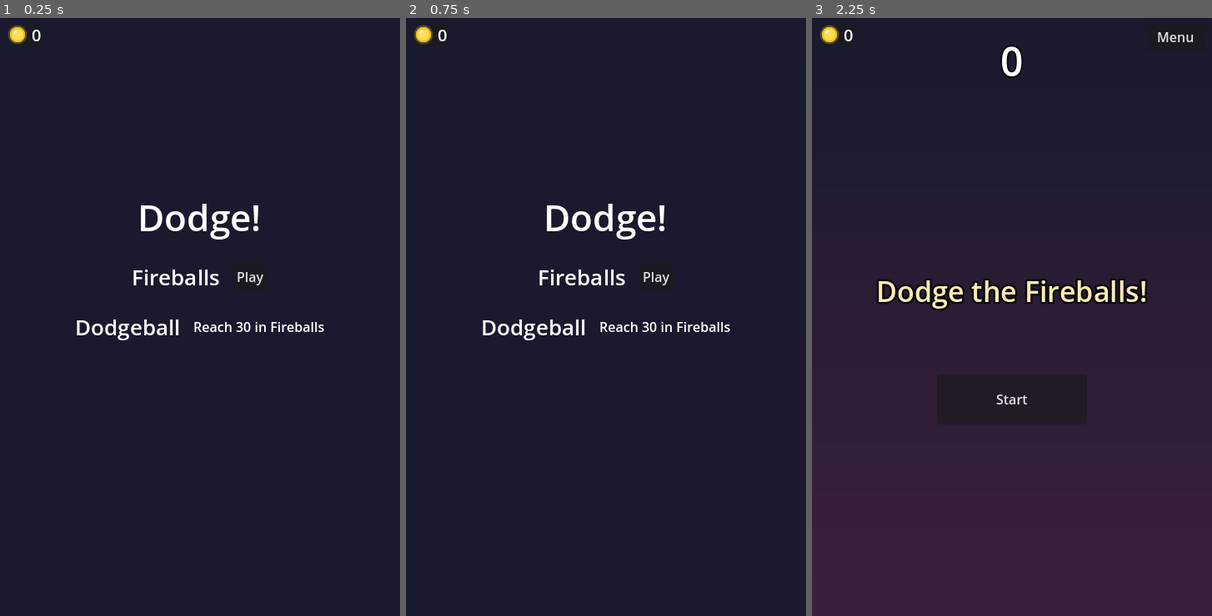
Above: before the commit, frames 1-3 (left to right).
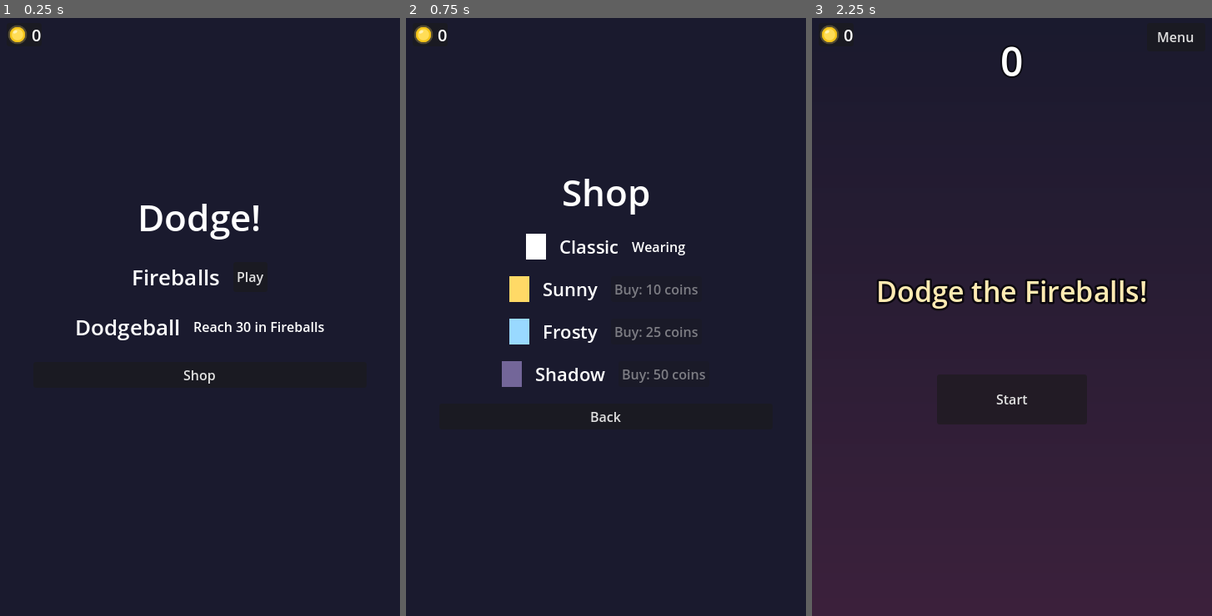
Above: after the commit, the same moments.

Repository: nutella4brunch/dodge-the-fireballs
Game: Godot game, scene res://scenes/console.tscn
Two runs of this game, one before a commit and one after it. Both use one fixed random seed, a clock stepped at 60 frames per second and the inputs below.
Inputs (mouse positions are in pixels of both pictures, inside the frame that each line leads up to):
- Up to frame 1 (0.25 s): no input
- Up to frame 2 (0.75 s): click (606, 376) at 0.5 s, where only the run after the commit has a clickable "Shop"
- Up to frame 3 (2.25 s): click (1012, 418) at 1.25 s, where only the run after the commit has a clickable "Back"; click "Play" at 2 s

The runs differ from the first frame. In frame 1, less than 0.1% of the frame differs, in the area x 45-54%, y 58-62%; in frame 2, 3.9%, in the area x 19-82%, y 26-68%; in frame 3, nothing differs.

Commit message:
Add the shop: buy and wear player skins with coins
The menu grew a Shop button. Skins live on one data shelf
(skins.gd) — name, id, price, color — so adding one is one line.
Buying auto-wears the skin, switching back is free, and both the
wardrobe and the worn skin persist in the save file. SaveData
gained a spend() that refuses overdrafts; twelve new tests cover
spending and skins.

Co-Authored-By: Claude Fable 5 <noreply@anthropic.com>

Diff:
--- a/game/project.godot
+++ b/game/project.godot
@@ -15,6 +15,7 @@
 
 Levels="*res://scripts/levels.gd"
 SaveData="*res://scripts/save_data.gd"
+Skins="*res://scripts/skins.gd"
 
 [display]
 
--- /dev/null
+++ b/game/scenes/shop.tscn
@@ -0,0 +1,34 @@
+[gd_scene load_steps=2 format=3 uid="uid://d5h0psc3n001"]
+
+[ext_resource type="Script" path="res://scripts/shop.gd" id="1_shop"]
+
+[node name="Shop" type="Control"]
+anchors_preset = 15
+anchor_right = 1.0
+anchor_bottom = 1.0
+script = ExtResource("1_shop")
+
+[node name="Background" type="ColorRect" parent="."]
+anchors_preset = 15
+anchor_right = 1.0
+anchor_bottom = 1.0
+color = Color(0.101961, 0.101961, 0.180392, 1)
+
+[node name="Rows" type="VBoxContainer" parent="."]
+anchors_preset = 8
+anchor_left = 0.5
+anchor_top = 0.5
+anchor_right = 0.5
+anchor_bottom = 0.5
+offset_left = -200.0
+offset_top = -180.0
+offset_right = 200.0
+offset_bottom = 180.0
+grow_horizontal = 2
+grow_vertical = 2
+theme_override_constants/separation = 20
+
+[node name="Title" type="Label" parent="Rows"]
+text = "Shop"
+horizontal_alignment = 1
+theme_override_font_sizes/font_size = 44
--- a/game/scripts/console.gd
+++ b/game/scripts/console.gd
@@ -4,6 +4,7 @@
 # when you pick one, and writes down how each run went.
 
 var menu_scene := preload("res://scenes/menu.tscn")
+var shop_scene := preload("res://scenes/shop.tscn")
 
 
 func _ready() -> void:
@@ -19,7 +20,16 @@
 	$TopBar/MenuButton.hide()
 	var menu := menu_scene.instantiate()
 	menu.level_chosen.connect(_on_level_chosen)
+	menu.shop_chosen.connect(show_shop)
 	$Screen.add_child(menu)
+
+
+func show_shop() -> void:
+	_clear_screen()
+	$TopBar/MenuButton.hide()
+	var shop := shop_scene.instantiate()
+	shop.back_pressed.connect(show_menu)
+	$Screen.add_child(shop)
 
 
 func _on_level_chosen(folder: String) -> void:
--- a/game/scripts/menu.gd
+++ b/game/scripts/menu.gd
@@ -4,11 +4,17 @@
 # Levels.all_levels, so it never needs editing to show a new level.
 
 signal level_chosen(folder: String)
+signal shop_chosen
 
 
 func _ready() -> void:
 	for i in range(Levels.all_levels.size()):
 		_add_row(i)
+
+	var shop := Button.new()
+	shop.text = "Shop"
+	shop.pressed.connect(func(): shop_chosen.emit())
+	$Rows.add_child(shop)
 
 
 func _add_row(i: int) -> void:
--- a/game/scripts/player.gd
+++ b/game/scripts/player.gd
@@ -16,6 +16,9 @@
 
 func _ready() -> void:
 	screen_size = get_viewport_rect().size
+	# Wear whichever skin was picked in the shop.
+	var skin: Dictionary = Skins.find(SaveData.current_skin)
+	$AnimatedSprite2D.modulate = skin.color
 	hide()
 
 
--- a/game/scripts/save_data.gd
+++ b/game/scripts/save_data.gd
@@ -14,6 +14,8 @@
 var wallet: int = 0
 var unlocked: Array = []
 var best: Dictionary = {}
+var owned_skins: Array = ["classic"]
+var current_skin: String = "classic"
 
 
 func _ready() -> void:
@@ -24,6 +26,31 @@
 	wallet += amount
 	save_game()
 	wallet_changed.emit(wallet)
+
+
+func spend(amount: int) -> bool:
+	# Says no if you can't afford it — the shop relies on this.
+	if amount > wallet:
+		return false
+	wallet -= amount
+	save_game()
+	wallet_changed.emit(wallet)
+	return true
+
+
+func own_skin(id: String) -> void:
+	if not owns_skin(id):
+		owned_skins.append(id)
+		save_game()
+
+
+func owns_skin(id: String) -> bool:
+	return id in owned_skins
+
+
+func wear_skin(id: String) -> void:
+	current_skin = id
+	save_game()
 
 
 func get_best(folder: String) -> int:
@@ -60,6 +87,8 @@
 		"wallet": wallet,
 		"unlocked": unlocked,
 		"best": best,
+		"owned_skins": owned_skins,
+		"current_skin": current_skin,
 	}))
 
 
@@ -77,6 +106,9 @@
 	wallet = int(data.get("wallet", 0))
 	unlocked = data.get("unlocked", [])
 	best = data.get("best", {})
+	# Older save files won't have these yet — .get() covers that.
+	owned_skins = data.get("owned_skins", ["classic"])
+	current_skin = data.get("current_skin", "classic")
 
 
 func _migrate_old_high_score() -> void:
--- /dev/null
+++ b/game/scripts/shop.gd
@@ -0,0 +1,76 @@
+extends Control
+
+# The shop. One row per skin on the shelf in Skins.all_skins.
+# Buying auto-wears the new skin; you can switch back any time.
+
+signal back_pressed
+
+
+func _ready() -> void:
+	_rebuild()
+
+
+func _rebuild() -> void:
+	# Throw away the old rows and build fresh ones, so the
+	# buttons always match what you own and what you can afford.
+	for child in $Rows.get_children():
+		if child.name != "Title":
+			child.queue_free()
+
+	for skin in Skins.all_skins:
+		_add_row(skin)
+
+	var back := Button.new()
+	back.text = "Back"
+	back.pressed.connect(func(): back_pressed.emit())
+	$Rows.add_child(back)
+
+
+func _add_row(skin: Dictionary) -> void:
+	var row := HBoxContainer.new()
+	row.alignment = BoxContainer.ALIGNMENT_CENTER
+	row.add_theme_constant_override("separation", 16)
+
+	# A little square showing the skin's color.
+	var swatch := ColorRect.new()
+	swatch.custom_minimum_size = Vector2(24, 24)
+	swatch.color = skin.color
+	row.add_child(swatch)
+
+	var name_label := Label.new()
+	name_label.text = skin.name
+	name_label.add_theme_font_size_override("font_size", 22)
+	row.add_child(name_label)
+
+	if skin.id == SaveData.current_skin:
+		var wearing := Label.new()
+		wearing.text = "Wearing"
+		row.add_child(wearing)
+	elif SaveData.owns_skin(skin.id):
+		var wear := Button.new()
+		wear.text = "Wear"
+		wear.pressed.connect(_on_wear_pressed.bind(skin.id))
+		row.add_child(wear)
+	else:
+		var buy := Button.new()
+		buy.text = "Buy: %d coins" % skin.price
+		# Can't afford it? The button shows the price but won't press.
+		buy.disabled = SaveData.wallet < skin.price
+		buy.pressed.connect(_on_buy_pressed.bind(skin.id))
+		row.add_child(buy)
+
+	$Rows.add_child(row)
+
+
+func _on_buy_pressed(id: String) -> void:
+	var skin: Dictionary = Skins.find(id)
+	# spend() only says yes if the wallet covers it.
+	if SaveData.spend(skin.price):
+		SaveData.own_skin(id)
+		SaveData.wear_skin(id)
+	_rebuild()
+
+
+func _on_wear_pressed(id: String) -> void:
+	SaveData.wear_skin(id)
+	_rebuild()
--- /dev/null
+++ b/game/scripts/skins.gd
@@ -0,0 +1,19 @@
+extends Node
+
+# THE SHOP SHELF. Every skin you can wear, with its price in coins.
+# Adding a skin = one more line. The color tints the player sprite.
+var all_skins := [
+	{"name": "Classic", "id": "classic", "price": 0, "color": Color(1.0, 1.0, 1.0)},
+	{"name": "Sunny", "id": "sunny", "price": 10, "color": Color(1.0, 0.85, 0.4)},
+	{"name": "Frosty", "id": "frosty", "price": 25, "color": Color(0.6, 0.85, 1.0)},
+	{"name": "Shadow", "id": "shadow", "price": 50, "color": Color(0.45, 0.4, 0.6)},
+]
+
+
+func find(id: String) -> Dictionary:
+	for skin in all_skins:
+		if skin.id == id:
+			return skin
+	# Unknown skin? Fall back to the first one so the game
+	# never crashes over a missing costume.
+	return all_skins[0]
--- a/game/tests/run_tests.gd
+++ b/game/tests/run_tests.gd
@@ -25,6 +25,8 @@
 	test_save_data_remembers()
 	test_old_high_score_migrates()
 	test_unlock_rule()
+	test_spending()
+	test_skins()
 
 	print("%d passed, %d failed" % [passed, failed])
 	quit(1 if failed > 0 else 0)
@@ -137,6 +139,61 @@
 	save_data.free()
 
 
+func test_spending() -> void:
+	var save_data = _fresh_save_data()
+	_delete(save_data.save_path)
+	_delete(save_data.old_score_path)
+	save_data.load_save()
+	save_data.add_coin(25)
+
+	check("you can't spend more than you have",
+		save_data.spend(26) == false)
+	check("a refused purchase doesn't touch the wallet",
+		save_data.wallet == 25)
+	check("spending exactly what you have works",
+		save_data.spend(25) == true)
+	check("the wallet is empty afterwards",
+		save_data.wallet == 0)
+	check("an empty wallet can't buy anything",
+		save_data.spend(1) == false)
+
+	_delete(save_data.save_path)
+	save_data.free()
+
+
+func test_skins() -> void:
+	var skins = load("res://scripts/skins.gd").new()
+	check("every skin has a name, id, price and color",
+		skins.all_skins.all(func(s): return s.has("name") and s.has("id") and s.has("price") and s.has("color")))
+	check("the first skin is free",
+		skins.all_skins[0].price == 0)
+	check("a made-up skin falls back to the first one",
+		skins.find("made_up").id == skins.all_skins[0].id)
+	skins.free()
+
+	var save_data = _fresh_save_data()
+	_delete(save_data.save_path)
+	_delete(save_data.old_score_path)
+	save_data.load_save()
+
+	check("you start owning the classic skin",
+		save_data.owns_skin("classic"))
+	check("you start wearing the classic skin",
+		save_data.current_skin == "classic")
+
+	save_data.own_skin("sunny")
+	save_data.wear_skin("sunny")
+
+	var later = _fresh_save_data()
+	later.load_save()
+	check("owned skins survive a restart", later.owns_skin("sunny"))
+	check("the worn skin survives a restart", later.current_skin == "sunny")
+
+	_delete(save_data.save_path)
+	save_data.free()
+	later.free()
+
+
 func test_old_high_score_migrates() -> void:
 	var save_data = _fresh_save_data()
 	_delete(save_data.save_path)
Not shown, added: game/scripts/shop.gd.uid
Not shown, added: game/scripts/skins.gd.uid
Not shown, changed: README.md
